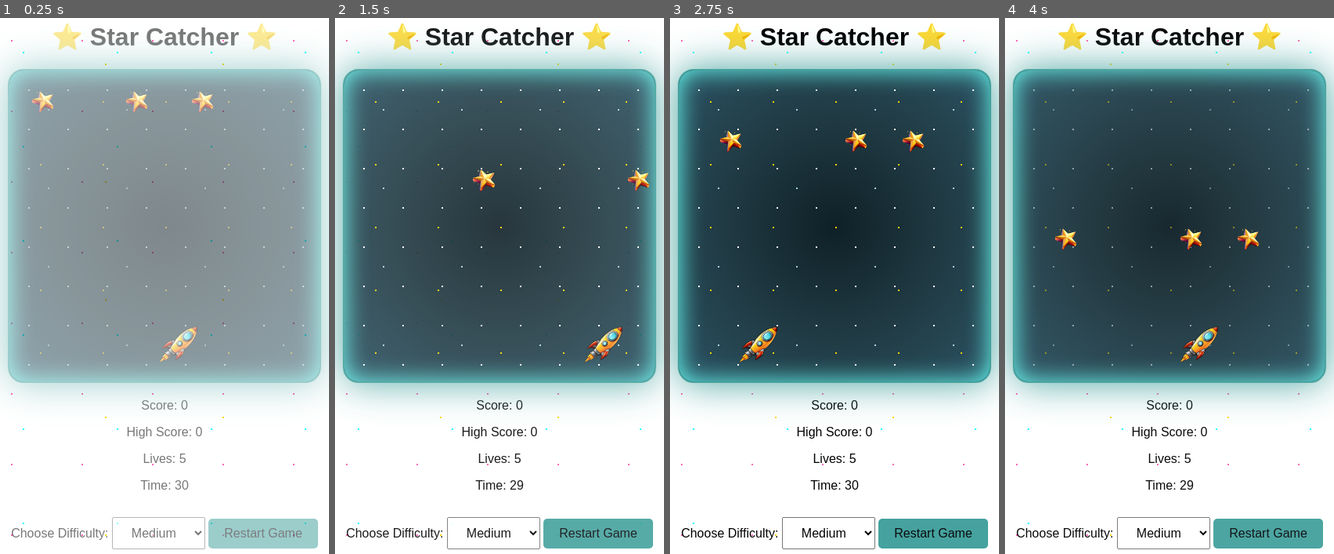
Above: before the commit, frames 1-4 (left to right).
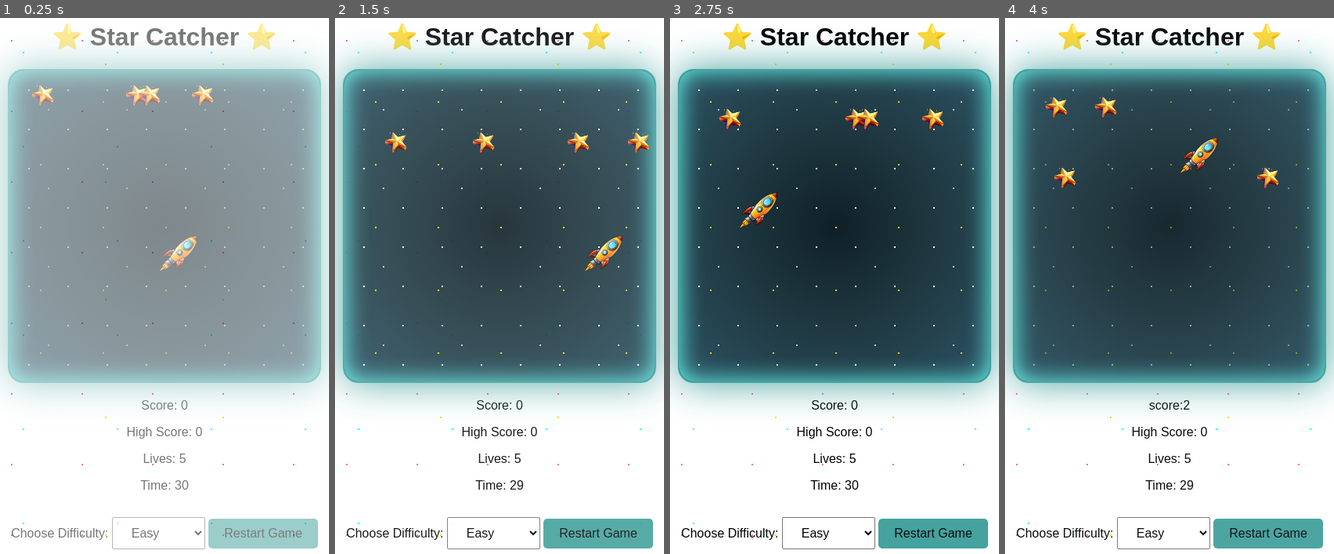
Above: after the commit, the same moments.

Repository: Khalifa-M2/simple-game
Game: browser game, page index.html
The game is run twice, just before and just after one commit, with the same random seed, the same clock (stepped at 60 frames per second) and the same inputs.
Inputs:
- Up to frame 1 (0.25 s): no input
- Up to frame 2 (1.5 s): click "Restart Game" at 0.27 s; hold Right from 1.03 s (still down)
- Up to frame 3 (2.75 s): release Right at 1.53 s; hold Down 1.58-1.85 s; hold Left 1.9-2.47 s; click "Restart Game" at 2.02 s; hold Up from 2.52 s (still down)
- Up to frame 4 (4 s): release Up at 2.82 s; hold Right 2.87-3.53 s; hold Up 3.58-3.82 s; hold Left from 3.87 s (still down)

The runs differ from the first frame. In frame 1, 1.4% of the frame differs, in the area x 9-65%, y 12-98%; in frame 2, 1.6%; in frame 3, 1.7%; in frame 4, 1.8%, in the area x 12-84%, y 14-98%.

Commit message:
all direction movement by using keyboard arrow

Diff:
--- a/app.js
+++ b/app.js
@@ -19,8 +19,9 @@
 let moveDirection = null;
 
 // Initialize player position
-player.style.left = "180px";
+player.style.left = "18px";
 player.style.bottom = "10px";
+player.style.top = "200px";
 
 // Initialize stars
 stars.forEach(star => {
@@ -43,19 +44,41 @@
 document.addEventListener("keydown", (e) => {
   if (e.key === "ArrowLeft") moveDirection = "left";
   if (e.key === "ArrowRight") moveDirection = "right";
+  if(e.key === "ArrowUp") moveDirection = "up";
+  if(e.key === "ArrowDown") moveDirection = "down";
 
   if (!moveInterval) {
     moveInterval = setInterval(() => {
       let left = parseInt(player.style.left);
+       let top = parseInt(player.style.top);
       if (moveDirection === "left" && left > 0) {
         player.style.left = left - 5 + "px"; // smooth glide
       }
       if (moveDirection === "right" && left < 340) {
         player.style.left = left + 5 + "px";
       }
+      if (moveDirection === "up" && top > 0) {
+        player.style.top = top - 5 + "px";
+      }
+      if(moveDirection === "down" && top < 340){
+        player.style.top = top + 5 + "px";
+      }
+
     }, 20);
   }
 });
+// collision detection
+function checkCollision(player,star){
+  let p = player.getBoundingClientRect();
+  let s = star.getBoundingClientRect();
+
+  return !(
+    p.top > s.bottom ||
+    p.bottom < s.top ||
+    p.left > s.right ||
+    p.right< s.left
+  )
+}
 
 document.addEventListener("keyup", () => {
   moveDirection = null;
@@ -67,6 +90,7 @@
 function dropStars() {
   stars.forEach(star => {
     let top = parseInt(star.style.top);
+    // move star top
     if (top < 360) {
       star.style.top = top + speed + "px";
     } else {
@@ -83,9 +107,19 @@
       scoreDisplay.textContent = "Score: " + score;
       speed += 0.2;
       resetStar(star);
-      if (score >= winScore) endGame("🎉 You win! You caught " + score + " stars!");
+      if (score >= winScore) endGame("🎉 You win! You caught too many stars " + score + " stars!");
     }
-  });
+       //unfied collision check
+        if(checkCollision(player,star)){
+          score++;
+          scoreDisplay.textContent = "score:" + score;
+          speed += 0.2;
+          resetStar(star);
+          if(score >= winScore){
+            endGame("🎉 you win! you caught :" + score +  "stars!")
+          }
+        }
+      });
 }
 
 function resetStar(star) {
@@ -126,6 +160,7 @@
   timerDisplay.textContent = "Time: " + timeLeft;
 
   player.style.left = "180px";
+  player.style.top = "200px";
   stars.forEach(star => resetStar(star));
 
   clearInterval(gameInterval);
--- a/index.html
+++ b/index.html
@@ -15,17 +15,18 @@
     <img class="star" src="star.png" alt="Star">
     <img class="star" src="star.png" alt="Star">
     <img class="star" src="star.png" alt="Star">
+    <img class="star" src="star.png" alt="Star">
   </div>
 
-  <p id="score" style="color: black;">Score: 0</p>
+  <p id="score" style="color: black; ">Score: 0</p>
   <p id="highScore" style="color: black;">High Score: 0</p>
   <p id="lives" style="color: black;">Lives: 3</p>
   <p id="timer" style="color: black;">Time: 30</p>
 
   <label for="difficulty" style="color: black;">Choose Difficulty:</label>
   <select id="difficulty">
-    <option value="easy">Easy</option>
-    <option value="medium" selected>Medium</option>
+    <option value="easy"selected>Easy</option>
+    <option value="medium" >Medium</option>
     <option value="hard">Hard</option>
   </select>
 
